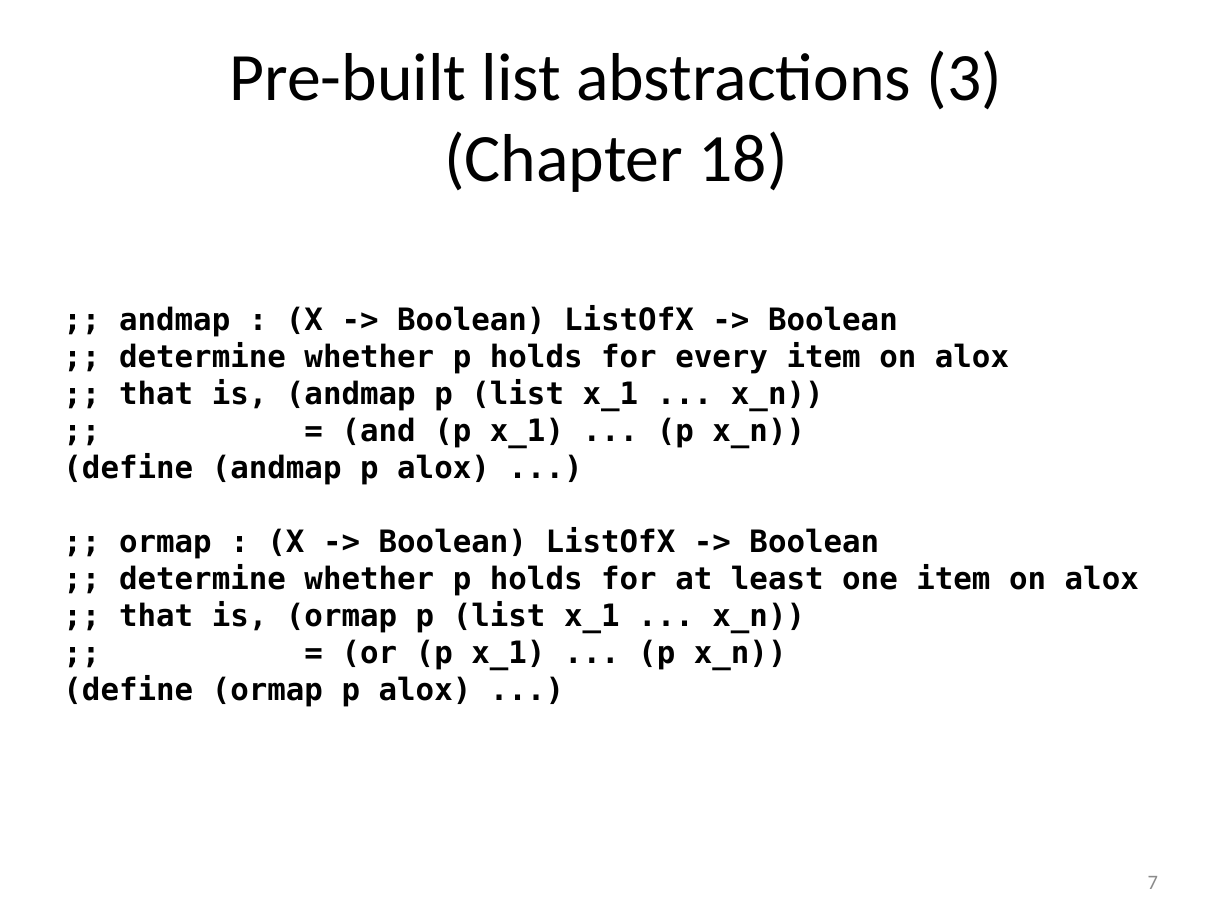
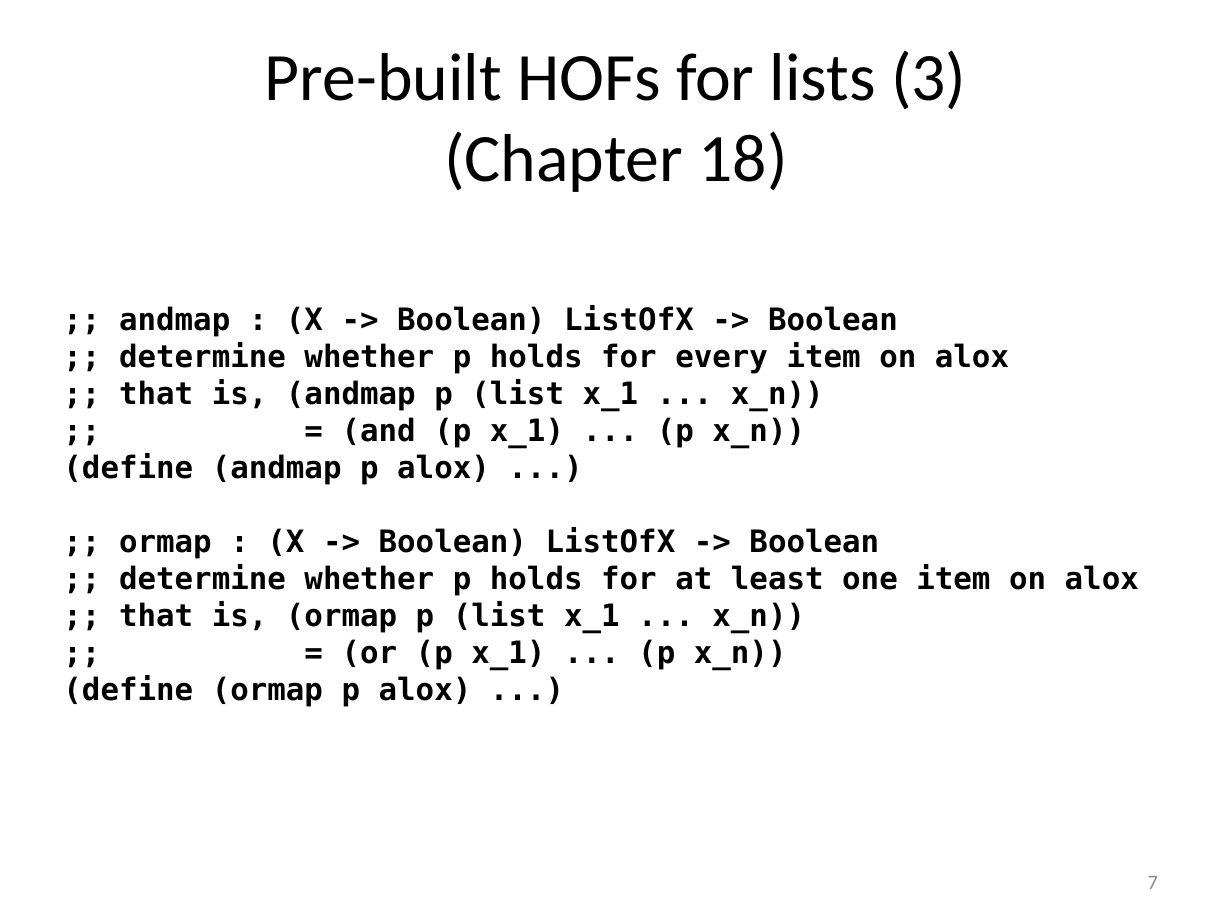
Before and after one commit to mwand/cs5010f16, a slide deck: slide 7 of Slides/Lesson 5.5 Rewriting Your Function Using Map and Foldr.pptx. Drawn at 1232x924 pixels with LibreOffice and Linux fonts; fonts in the diff are those of the drawing. Boxes give left, top, right and bottom in pixels: in the first picture for what was removed or moved away, otherwise in the second. Text is boxed around its words. In the diff, an @@ line names an element or a change of style, - is before the commit and + after.

```diff
--- a/Slides/Lesson 5.5 Rewriting Your Function Using Map and Foldr.pptx
+++ b/Slides/Lesson 5.5 Rewriting Your Function Using Map and Foldr.pptx
@@ title at <box>265,50,966,192</box>: text changed @@
-Pre-built list abstractions (3)
-(Chapter 18)
+Pre-built HOFs for lists (3)
+(Chapter 18)
```
Also in this commit, not shown: 18 other slides changed, 2 other files.
